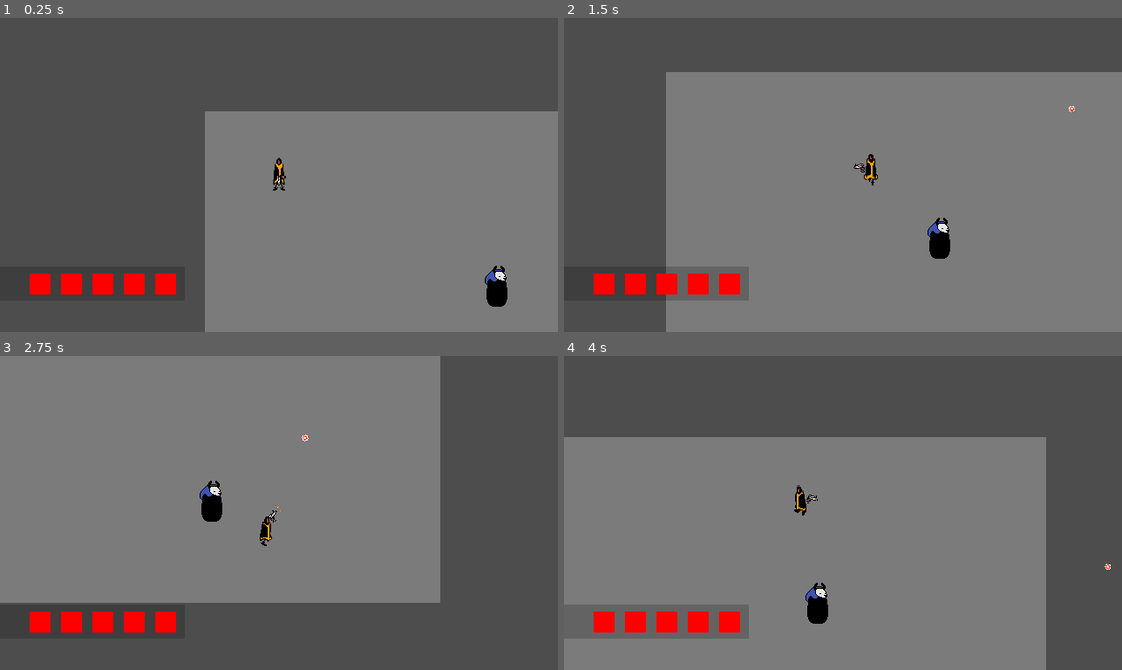
Above: before the commit, frames 1-4 (two rows, left to right).
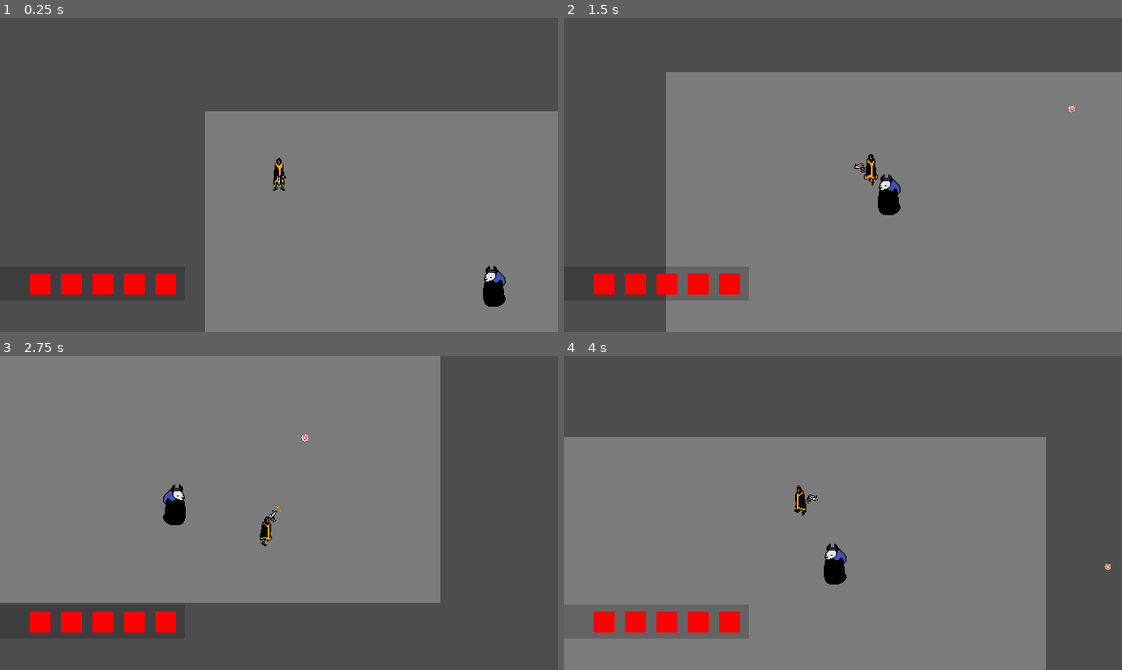
Above: after the commit, the same moments.

Repository: Lukko-Digital/WellesleyGameJam2024
Game: Godot game, scene res://src/main.tscn
Same seed, same stepped clock (60 frames per second), same inputs: the game is played once before the commit and once after it.
Inputs (mouse positions are in pixels of both pictures, inside the frame that each line leads up to):
- Up to frame 1 (0.25 s): no input
- Up to frame 2 (1.5 s): move the mouse to (965, 159) at 0.52 s; press the mouse at (965, 159) at 0.53 s; hold D (right) 0.53-1.28 s; move the mouse to (731, 190) at 1.27 s; release the mouse at (731, 190) at 1.28 s; hold S (down) from 1.28 s (still down); click (731, 190) at 1.35 s
- Up to frame 3 (2.75 s): move the mouse to (334, 443) at 2.02 s; release S (down) at 2.03 s; press the mouse at (334, 443) at 2.03 s; hold D (right) from 2.03 s (still down)
- Up to frame 4 (4 s): move the mouse to (815, 575) at 2.77 s; release D (right) at 2.78 s; release the mouse at (815, 575) at 2.78 s; hold W (up) 2.78-3.53 s; click (815, 575) at 2.85 s; move the mouse to (1010, 560) at 3.52 s; press the mouse at (1010, 560) at 3.53 s; hold A (left) from 3.53 s (still down)

The runs differ from the first frame. In frame 1, 0.2% of the frame differs, in the area x 86-91%, y 78-92%; in frame 2, 0.8%, in the area x 56-70%, y 49-77%; in frame 3, 0.8%; in frame 4, 0.8%.

Commit message:
walk animation

Diff:
--- a/src/enemies/ranged_guy.gd
+++ b/src/enemies/ranged_guy.gd
@@ -1 +1,13 @@
 extends Enemy
+
+@onready var sprite: AnimatedSprite2D = $AnimatedSprite2D
+
+func _physics_process(delta):
+	super(delta)
+	if attacking:
+		sprite.play("idle")
+	else:
+		sprite.play("walk")
+		if velocity.x < 0:
+			sprite.flip_h = true
+		else: sprite.flip_h = false
--- a/src/enemies/ranged_guy.tscn
+++ b/src/enemies/ranged_guy.tscn
@@ -71,5 +71,5 @@
 shape = SubResource("CapsuleShape2D_p51o4")
 
 [node name="AttackRay" type="RayCast2D" parent="enemy"]
-target_position = Vector2(250, 0)
+target_position = Vector2(2, 0)
 collision_mask = 2
